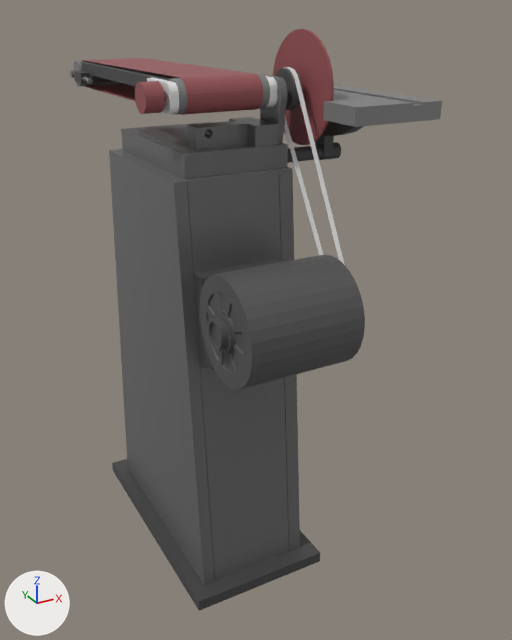
Before and after pictures for a commit that changed the glTF model lijadora.glb.
Rendered twice from a 50 mm camera at (-52.1, -116.8, 103.6) aimed at (11.2, -1.7, 46.1). Lighting does not change. The marker at lower left points along +X, +Y and +Z. Where no turn or scale is listed for an object, it has been applied to the vertices. Vertices at the same position are counted once.
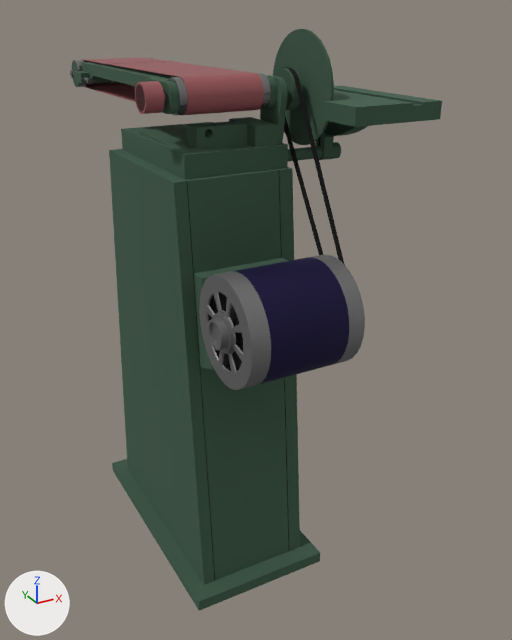
The newer file is also rescaled (x1.792) as a whole; pictures and numbers use the older file's frame.

Where the change shows, as pixel boxes (x1, y1, x2, y2) in the pictures (512 x 640 px; the box of a moved part takes in the faces that stretch with it):
'Cube.001', recoloured (grey to green)
    both: (109, 149, 300, 585)
'Cube.002', recoloured (grey to green)
    both: (121, 75, 288, 180)
'Cube.007', recoloured (grey to green)
    both: (323, 86, 442, 127)
'Cube.008', deleted
    before: (288, 121, 364, 163)
'Cube.012', added
    after: (288, 121, 368, 162)
'Cylinder.007', reshaped
    before: (168, 74, 270, 114)
    after: (168, 73, 271, 115)
'Cylinder.006', recoloured
    both: (70, 70, 87, 82)
part 1 of me_cube_002, recoloured (grey to green)
    both: (109, 149, 300, 585)
part 2 of me_cube_002, recoloured
    both: (187, 176, 289, 580)
part 3 of me_cube, recoloured (grey to green)
    both: (147, 76, 277, 114)
part 4 of me_cylinder_002, recoloured (brown to green)
    both: (273, 29, 334, 145)
part 5 of me_cylinder_003, added (black)
    after: (208, 292, 243, 371)
part 6 of me_cylinder_003, recoloured
    both: (199, 255, 365, 390)
part 7 of me_cylinder_003, recoloured
    both: (236, 257, 349, 385)
part 8 of me_cylinder_004, recoloured
    both: (136, 84, 145, 112)
part 9 of me_cylinder_008, moved or reshaped
    before: (172, 74, 270, 114)
    after: (168, 73, 271, 115)
part 10 of me_cylinder_009, added (black)
    after: (286, 67, 345, 265)
part 11 of me_cylinder_009, recoloured (grey to black)
    both: (284, 68, 339, 259)

The change, as a diff of the scene's bpy script:
```diff
--- a/lijadora.glb.py
+++ b/lijadora.glb.py
@@ mat_material_004 @@
 mat_material_004 = principled_material('Material.004')
-mat_material_004.base_color = (0.185, 0.185, 0.185)  # grey #777777
+mat_material_004.base_color = (0.23, 0.248, 0.00633)  # yellow #848813
 mat_material_004.metallic = 0.375
@@ mat_azul @@
+mat_azul = principled_material('Azul')
+mat_azul.base_color = (0.00443, 0.0, 0.0452)  # dark purple #0e003c
+mat_azul.metallic = 0.419
+mat_azul.roughness = 0.654
@@ mat_metal_001 @@
+mat_metal_001 = principled_material('METAL.001')
+mat_metal_001.base_color = (0.245, 0.245, 0.245)  # grey #888888
+mat_metal_001.metallic = 0.827
+mat_metal_001.roughness = 0.577
@@ mat_material_007 @@
+mat_material_007 = principled_material('Material.007')
+mat_material_007.base_color = (0.0, 0.0, 0.0)  # black #000000
@@ me_cube_002 @@
-me_cube_002.from_pydata(...)  # 100 vertices, 150 faces; spans x -10.9..10.6, y -21.0..22.3, z 2.2..78.1
+me_cube_002.from_pydata(...)  # 116 vertices, 182 faces; spans x -10.9..10.6, y -21.0..22.3, z 2.2..78.1
+# me_cube_002 part 1: 108 faces spanning x -10.9..10.6, y -21.0..22.3, z 2.2..78.1 switch from mat_material_004 (grey #777777) to mat_verde (dark green #496652)
+# me_cube_002 part 2: 40 faces spanning x -8.7..8.0, y -21.0..-14.9, z 2.2..78.1 switch from mat_material_004 (grey #777777) to mat_material_007 (black #000000)
@@ me_cube_003 @@
 me_cube_003.from_pydata(...)  # 150 vertices, 288 faces; spans x -8.5..10.2, y -14.5..15.4, z 78.1..92.5
-me_cube_003.materials.append(mat_material_004)  # grey #777777
+me_cube_003.materials.append(mat_verde)  # dark green #496652
@@ me_cube @@
-me_cube.from_pydata(...)  # 363 vertices, 726 faces; spans x -10.0..8.6, y -13.2..-2.8, z 87.9..92.5
+me_cube.from_pydata(...)  # 361 vertices, 722 faces; spans x -10.0..8.6, y -13.2..-2.8, z 87.9..92.5
+# me_cube part 3: 707 faces spanning x -10.0..8.6, y -13.2..-2.8, z 87.9..92.5 switch from no material to mat_verde (dark green #496652)
@@ me_cylinder_002 @@
 me_cylinder_002.from_pydata(...)  # 353 vertices, 672 faces; spans x 13.4..14.9, y -19.9..-1.3, z 81.1..99.7
+# me_cylinder_002 part 4: 448 faces spanning x 13.4..14.9, y -19.9..-1.3, z 81.1..99.7 switch from mat_material_001 (brown #975154) to mat_verde (dark green #496652)
+me_cylinder_002.materials.append(mat_oscuro_r)  # dark red #44090c
@@ me_cylinder_003 @@
-me_cylinder_003.from_pydata(...)  # 1057 vertices, 2028 faces; spans x -11.4..12.7, y -38.3..-20.7, z 49.4..67.1
+me_cylinder_003.from_pydata(...)  # 898 vertices, 1598 faces; spans x -11.4..11.2, y -38.3..-20.7, z 49.4..67.1
+# me_cylinder_003 part 5: the loose piece of 33 vertices spanning x 8.0, y -37.7..-21.3, z 50.0..66.5 is copied, and the copy is moved by (-16.6, 0.0, 0.0); it spans x -8.6, y -37.7..-21.3, z 50.0..66.5
+# me_cylinder_003 part 6: 1470 faces spanning x -11.4..11.2, y -38.3..-20.7, z 49.4..67.1 switch from mat_material (dark grey #555555) to mat_metal_001 (grey #888888)
+# me_cylinder_003 part 7: 64 faces spanning x -6.7..6.8, y -38.3..-20.7, z 49.4..67.1 switch from mat_material (dark grey #555555) to mat_azul (dark purple #0e003c)
 me_cylinder_003.materials.append(mat_material_005)
@@ me_cylinder_004 @@
 me_cylinder_004.from_pydata(...)  # 288 vertices, 572 faces; spans x -13.85..-9.95, y -13.01..-8.39, z 88.07..92.69
+# me_cylinder_004 part 8: 94 faces spanning x -13.85, y -12.68..-8.71, z 88.39..92.36 switch from mat_material_001 (brown #975154) to mat_oscuro_r (dark red #44090c)
@@ me_cylinder_008 @@
-me_cylinder_008.from_pydata(...)  # 320 vertices, 640 faces; spans x -8.8..7.4, y -13.3..-8.0, z 87.7..93.0
-me_cylinder_008.materials.append(mat_material_002)  # grey #888888
+me_cylinder_008.from_pydata(...)  # 396 vertices, 792 faces; spans x -8.8..7.4, y -13.4..-7.9, z 87.5..93.1
+# me_cylinder_008 part 9: 91 vertices moved from x -8.8..7.4, y -13.2..-8.0, z 87.7..93.0 to x -8.8..7.4, y -12.1..-9.2, z 88.8..91.8; 34 vertices removed from x -8.8..7.4, y -13.3..-8.1, z 87.7..92.5; 110 vertices added at x -8.8..7.4, y -13.4..-7.9, z 87.5..93.1
+me_cylinder_008.materials.append(mat_metal)  # grey #888888
@@ me_cube_007 @@
 me_cube_007.from_pydata(...)  # 40 vertices, 76 faces; spans x 13.1..29.9, y -28.4..-0.9, z 86.5..89.4
-me_cube_007.materials.append(mat_material_002)  # grey #888888
+me_cube_007.materials.append(mat_verde)  # dark green #496652
@@ me_cylinder_009 @@
-me_cylinder_009.from_pydata(...)  # 756 vertices, 1512 faces; spans x 11.6..12.4, y -32.0..-7.2, z 55.8..93.8
+me_cylinder_009.from_pydata(...)  # 1134 vertices, 2268 faces; spans x 11.6..12.4, y -32.0..-7.2, z 55.8..93.8
+# me_cylinder_009 part 10: 378 vertices added at x 11.7..12.3, y -32.0..-7.2, z 55.8..93.8
+# me_cylinder_009 part 11: 1134 faces spanning x 11.6..12.4, y -32.0..-7.2, z 55.8..93.8 switch from no material to mat_material_005 (black #000000)
@@ ob_cube_008 @@
-ob_cube_008 = bpy.data.objects.new('Cube.008', me_cube_008)
@@ ob_cube_012 @@
+ob_cube_012 = bpy.data.objects.new('Cube.012', me_cube_012)  # 850 vertices, 1643 faces; spans x -11.5..2.1, y -12.0..8.5, z -2.8..5.7; in mat_verde (dark green #496652)
+ob_cube_012.location = (19.9, -12.1, 82.0)
```
